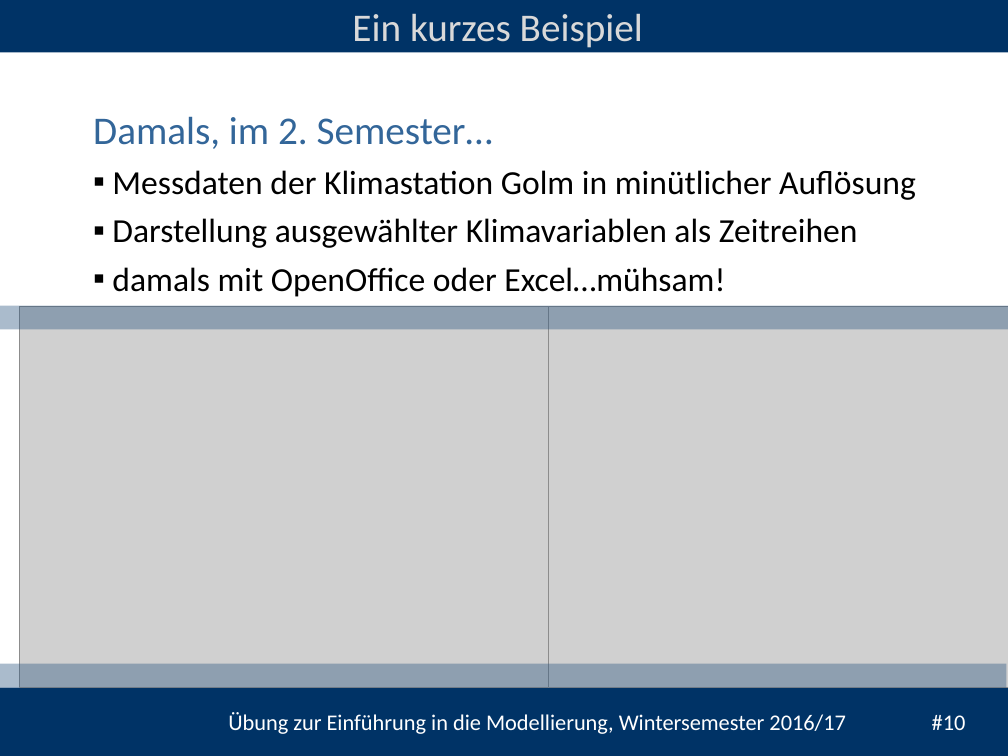
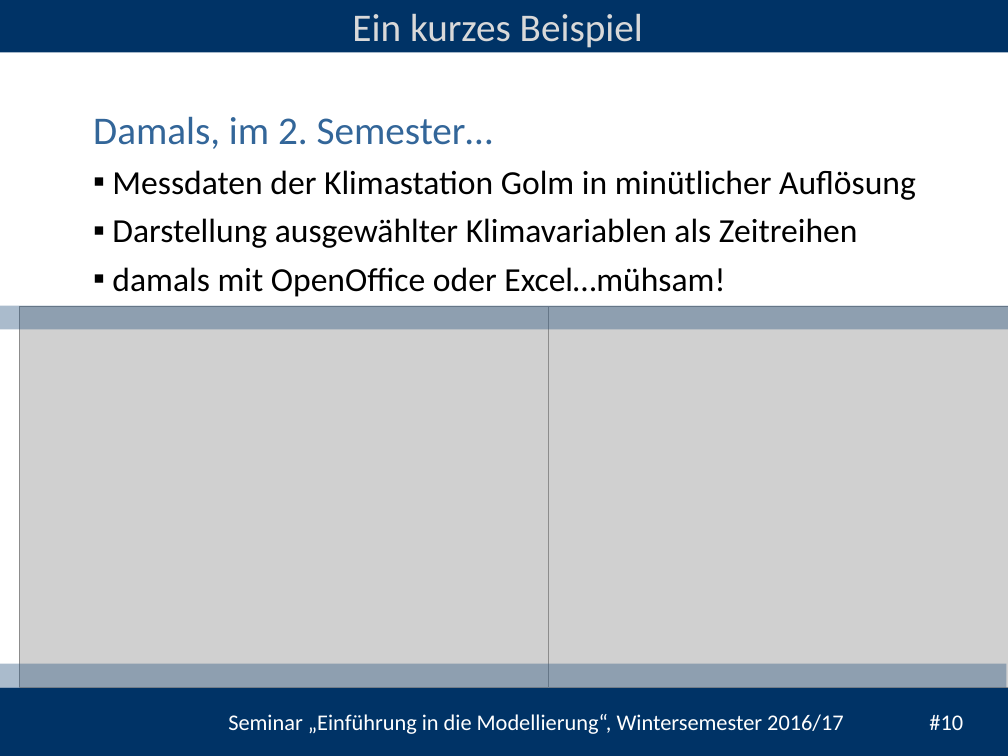
Before and after one commit to heistermann/Einf_Modellierung, a slide deck: slide 10 of Termin_1/folien/UebungModellierung#1.pptx. Drawn at 1008x756 pixels with LibreOffice and Linux fonts; fonts in the diff are those of the drawing; grey boxes stand for pictures; background and template pictures are left out. Boxes give left, top, right and bottom in pixels: in the first picture for what was removed or moved away, otherwise in the second. Text is boxed around its words. In the diff, an @@ line names an element or a change of style, - is before the commit and + after.

```diff
--- a/Termin_1/folien/UebungModellierung#1.pptx
+++ b/Termin_1/folien/UebungModellierung#1.pptx
@@ text at box(228, 714, 963, 734): text changed @@
-Übung zur Einführung in die Modellierung, Wintersemester 2016/17 #10
+Seminar „Einführung in die Modellierung“, Wintersemester 2016/17 #10
```
Also in this commit, not shown: 9 other slides changed, 1 slide added.
